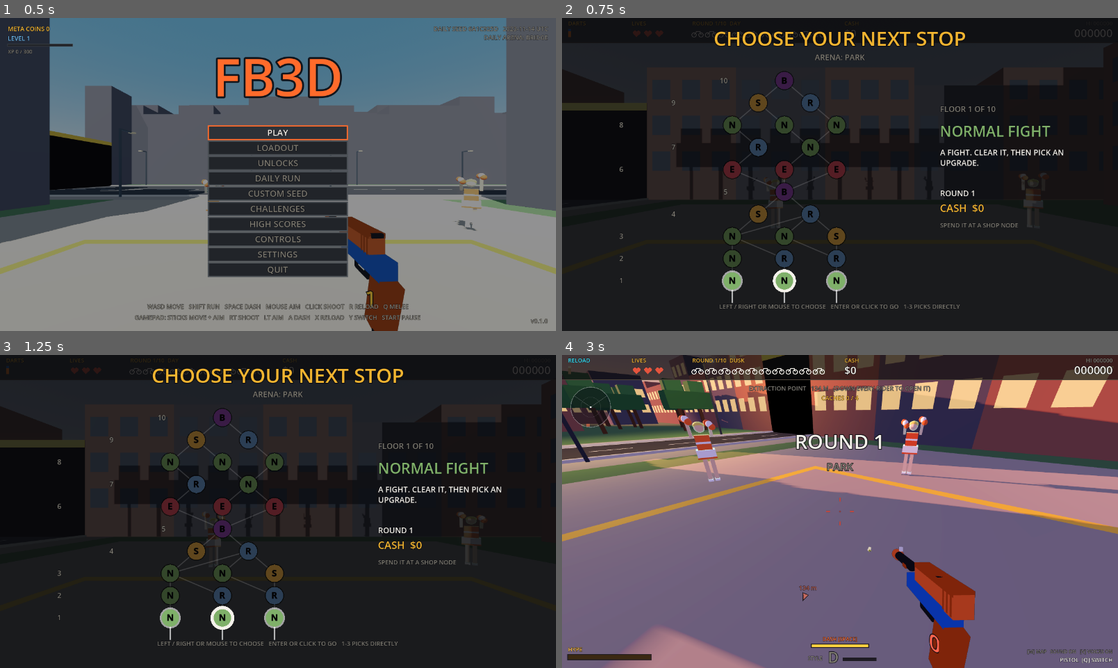
Above: before the commit, frames 1-4 (two rows, left to right).
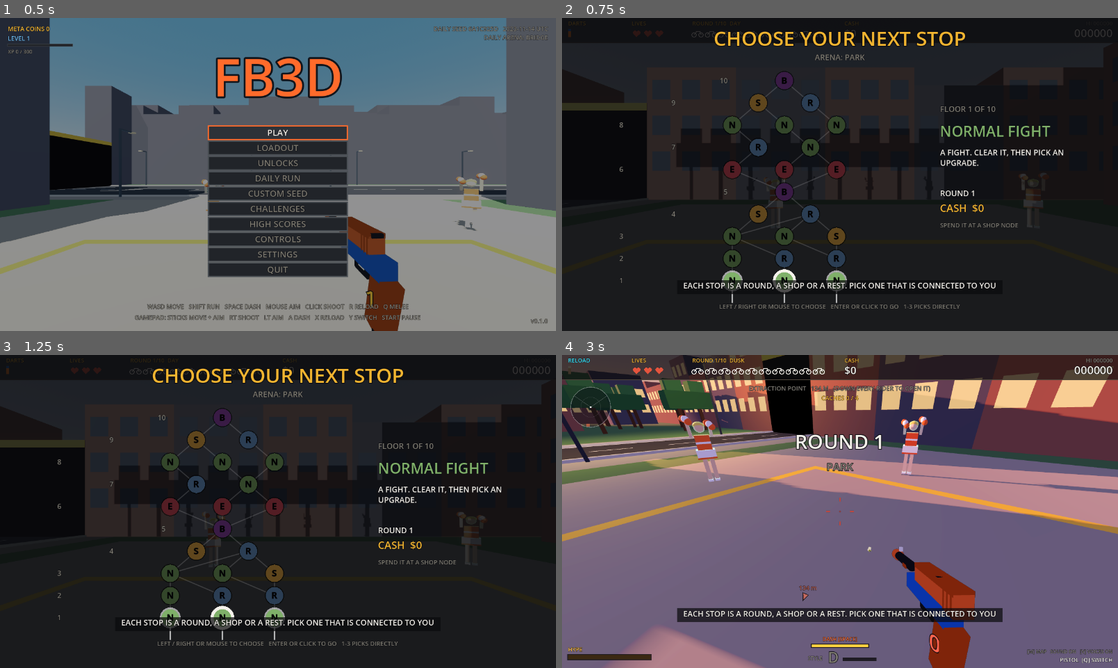
Above: after the commit, the same moments.

Repository: GVihi/FstreliBiciklina3D
Game: Godot game, scene res://main.tscn
Same seed, same stepped clock (60 frames per second), same inputs: the game is played once before the commit and once after it.
Inputs (mouse positions are in pixels of both pictures, inside the frame that each line leads up to):
- Up to frame 1 (0.5 s): no input
- Up to frame 2 (0.75 s): tap Enter at 0.5 s; move the mouse to (962, 158) at 0.52 s; hold Right from 0.53 s (still down); tap R at 0.6 s; click (962, 158) at 0.67 s
- Up to frame 3 (1.25 s): keep holding Right; tap Space at 0.77 s
- Up to frame 4 (3 s): release Right at 1.25 s; tap Space at 1.25 s; drag from (728, 527) to (812, 574) at 1.27 s; move the mouse to (895, 442) at 2.02 s; hold Right 2.03-2.75 s; tap Tab at 2.1 s; tap Enter at 2.75 s; drag from (812, 574) to (673, 464) at 2.77 s

Frame 1 is identical in both runs. In frame 2, 0.8% of the frame differs, in the area x 21-78%, y 83-89%; in frame 3, 0.8%; in frame 4, 2.6%, in the area x 20-80%, y 80-86%.

Commit message:
Hook the six first-run hints to their triggers (E1.3)
Map screen (enter_map), upgrade screen (only when there is a pick to make),
shop, rest screen, extraction point opening, and the first cache within
SENSE_RANGE. Each shows once and saves its flag.

Diff:
--- a/scripts/main.gd
+++ b/scripts/main.gd
@@ -1282,6 +1282,7 @@
 	state = "map"
 	state_t = 0.0
 	Input.mouse_mode = Input.MOUSE_MODE_VISIBLE
+	settings.trigger_hint("map")  # first-run hint (README alpha E1.3), shown once
 	save_checkpoint()
 
 
--- a/scripts/objective.gd
+++ b/scripts/objective.gd
@@ -94,6 +94,7 @@
 	_style_goal(true)
 	g.add_note("ALL DOWN - REACH THE EXTRACTION POINT", GREEN)
 	g.sfx.play("pickup")
+	g.settings.trigger_hint("extract")  # first-run hint (README alpha E1.3), shown once
 
 
 func update(dt: float) -> void:
@@ -114,7 +115,10 @@
 		var cn: Node3D = c["crate"]
 		cn.rotation.y += dt * 1.6
 		cn.position.y = 0.8 + 0.12 * sin(_t * 2.4 + c["pos"].x)
-		if dist_to(c["pos"]) < CACHE_RADIUS:
+		var d = dist_to(c["pos"])
+		if d < SENSE_RANGE:
+			g.settings.trigger_hint("cache")  # first-run hint (README alpha E1.3): the first cache in sense range
+		if d < CACHE_RADIUS:
 			_take(c)
 	if extracting and dist_to(goal["pos"]) < GOAL_RADIUS:
 		extracting = false
--- a/scripts/shop.gd
+++ b/scripts/shop.gd
@@ -155,6 +155,8 @@
 	if g.offers.size() == 0:  # every upgrade is bought out: nothing to pick, go on (and no extra pick either)
 		g.upgrade_extra = 0
 		after_upgrade()
+	else:
+		g.settings.trigger_hint("upgrade")  # first-run hint (README alpha E1.3): only when there is a pick to make
 
 
 func pick_upgrade(i: int) -> void:
@@ -356,6 +358,7 @@
 	g.state_t = 0.0
 	Input.mouse_mode = Input.MOUSE_MODE_VISIBLE
 	g.sfx.say("shop")
+	g.settings.trigger_hint("shop")  # first-run hint (README alpha E1.3), shown once
 
 
 func leave_shop() -> void:
@@ -404,6 +407,7 @@
 	g.state_t = 0.0
 	Input.mouse_mode = Input.MOUSE_MODE_VISIBLE
 	g.sfx.say("shop")
+	g.settings.trigger_hint("rest")  # first-run hint (README alpha E1.3), shown once
 
 
 # i is 0 (REFILL HEARTS) or 1 (EXTRA UPGRADE). A choice with nothing to do (full hearts, no upgrade left) is
